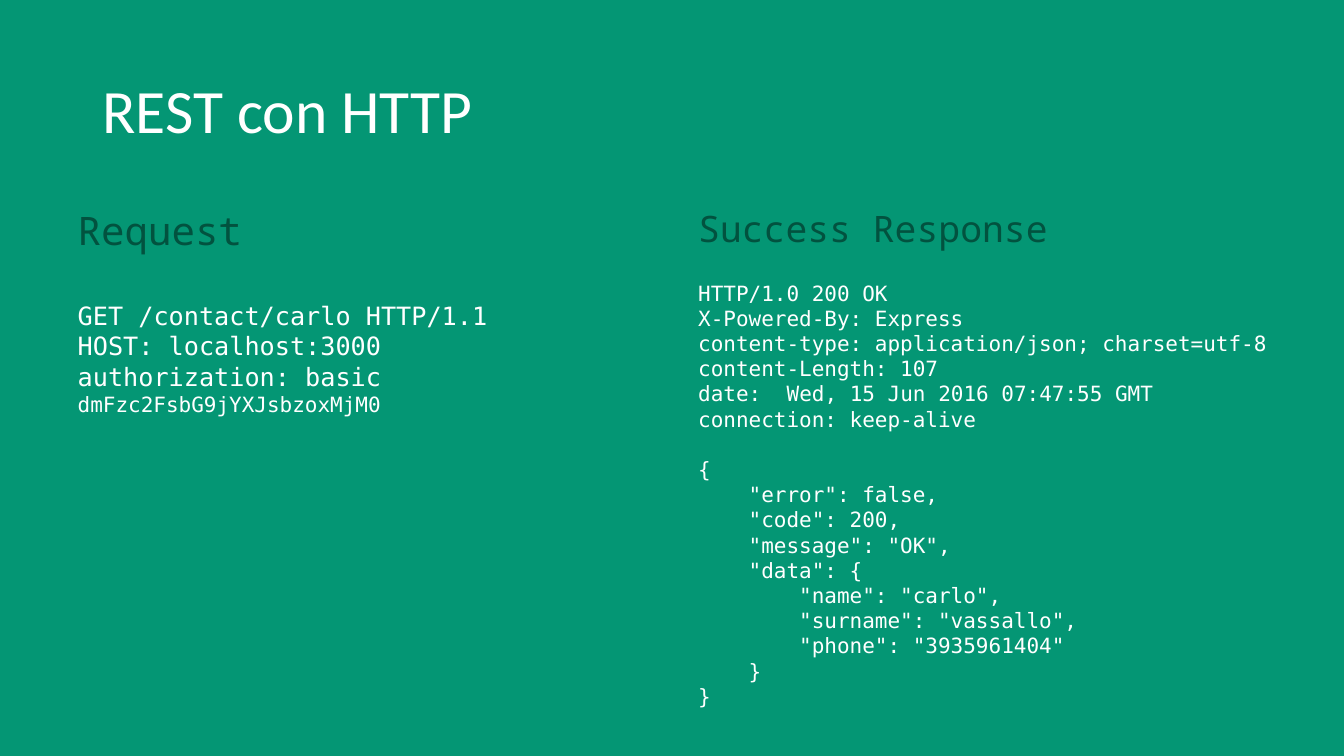
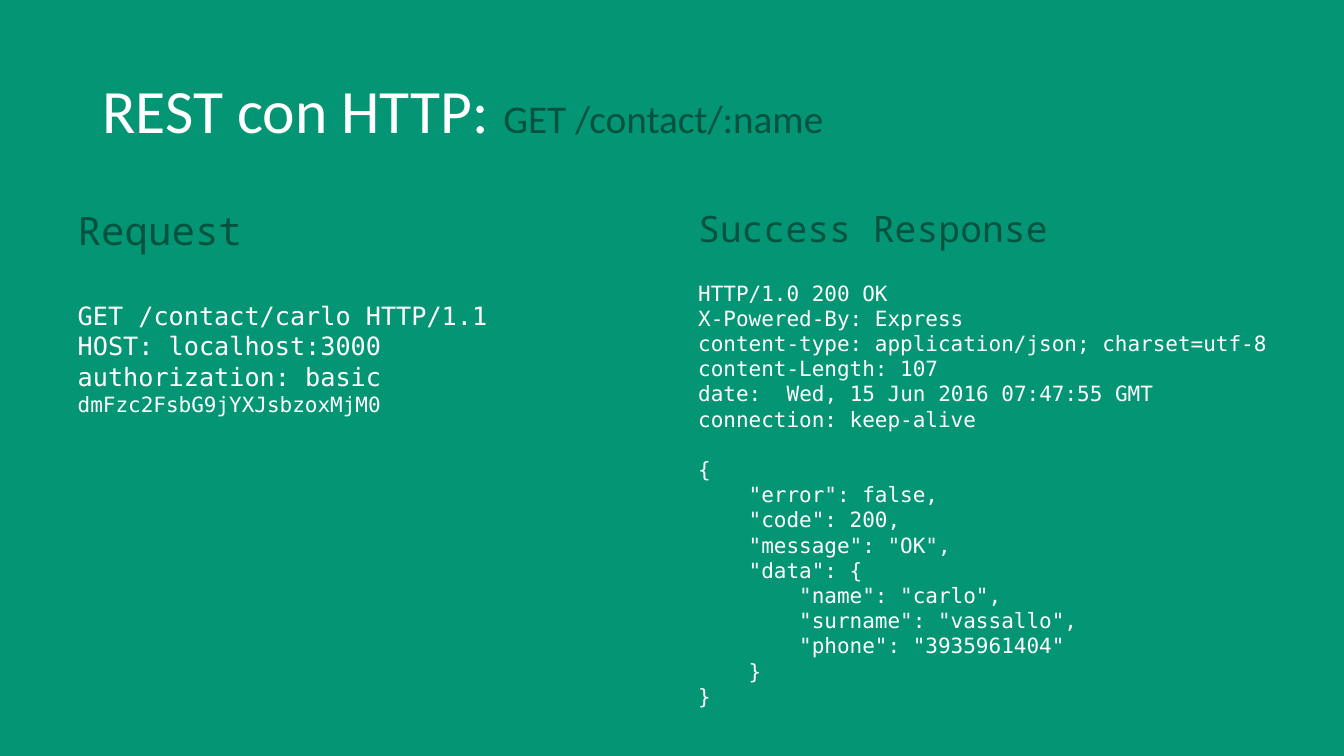
Before and after one commit to vassallocarlo/Tesi-RESTful, a slide deck: slide 10 of REST.pptx. Drawn at 1344x756 pixels with LibreOffice and Linux fonts; fonts in the diff are those of the drawing. Boxes give left, top, right and bottom in pixels: in the first picture for what was removed or moved away, otherwise in the second. Text is boxed around its words. In the diff, an @@ line names an element or a change of style, - is before the commit and + after.

```diff
--- a/REST.pptx
+++ b/REST.pptx
@@ title at bbox=[102, 93, 823, 135]: text changed; size 44 to 28 pt; text colour #FFFFFF to #02523F @@
-REST con HTTP
+REST con HTTP: GET /contact/:name
```
Also in this commit, not shown: 5 other slides changed, 9 slides added, 9 other files.
